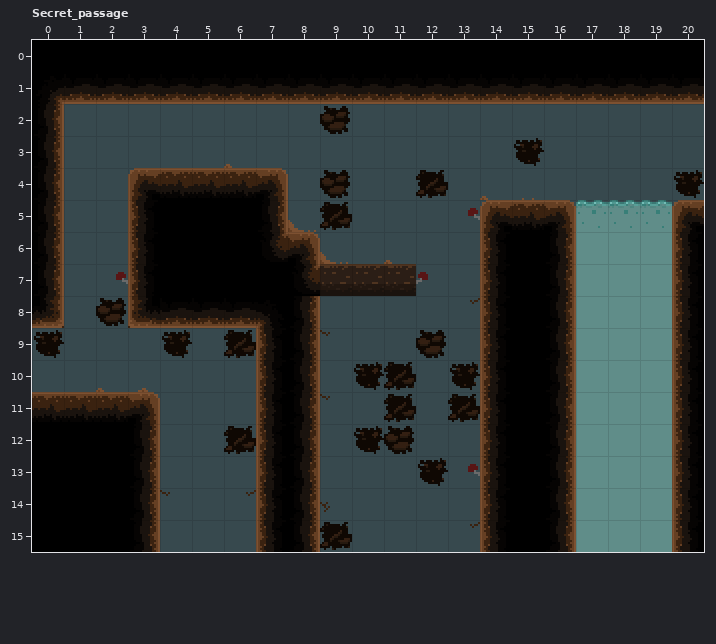
LDtk project, stored at levelData/levelData.ldtk. This is how it looked before the edit.
Cells are 16x16 px. Shown: Secret_passage x 0..20, y 0..15. The commit also changed other parts of the map, which this record leaves out.
Now the later version:
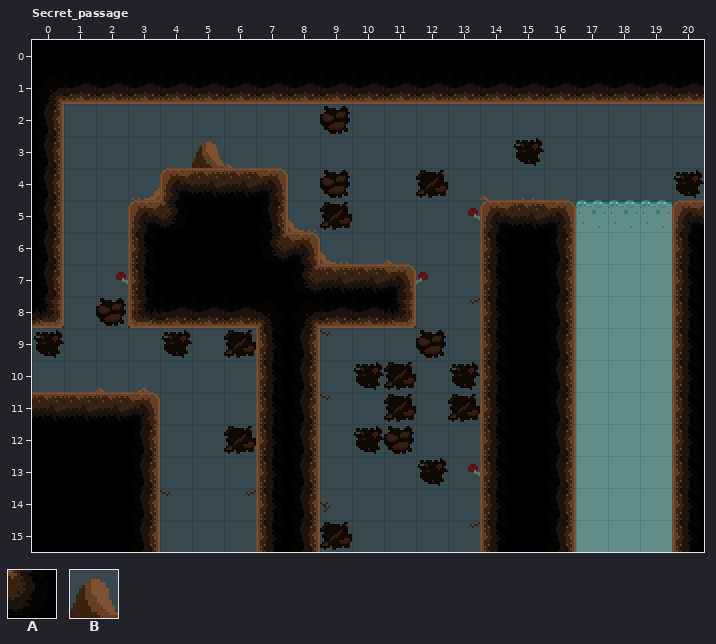
Key: from "Collisions": A 1 "wall"; from "Tiles": B 5.
_ is an empty cell, . an unchanged one.
Change:
--- layer "Collisions"
@@ x 3..3 @@
- 4 A
+ 4 _
@@ x 9..11 @@
- 8 ___
+ 8 AAA
--- layer "Tiles"
@@ x 5..5 @@
- 3 _
+ 3 B
